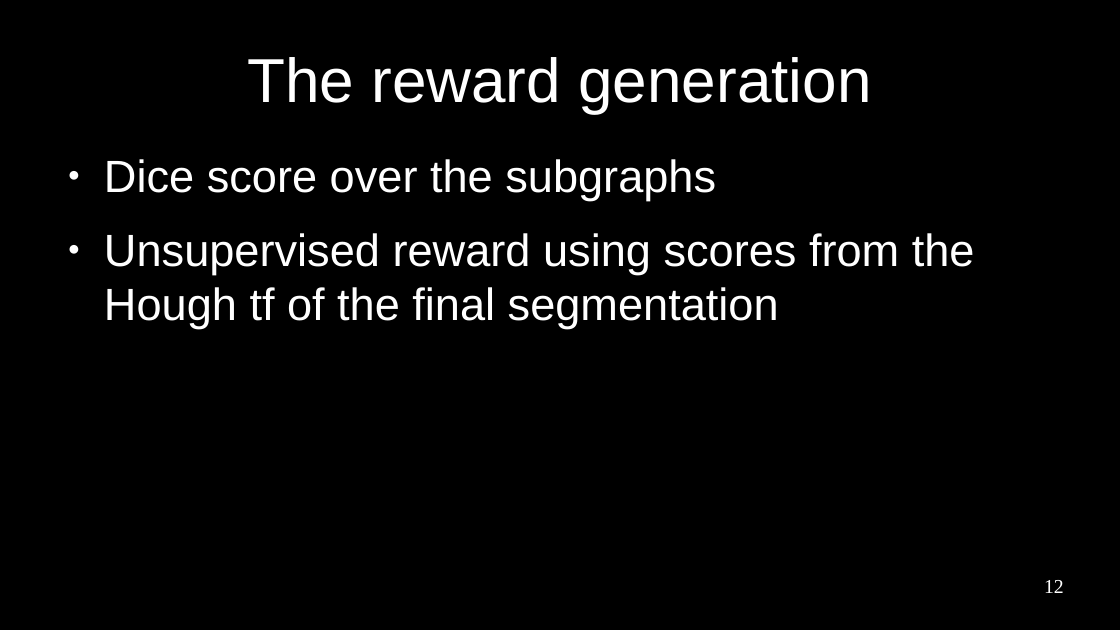
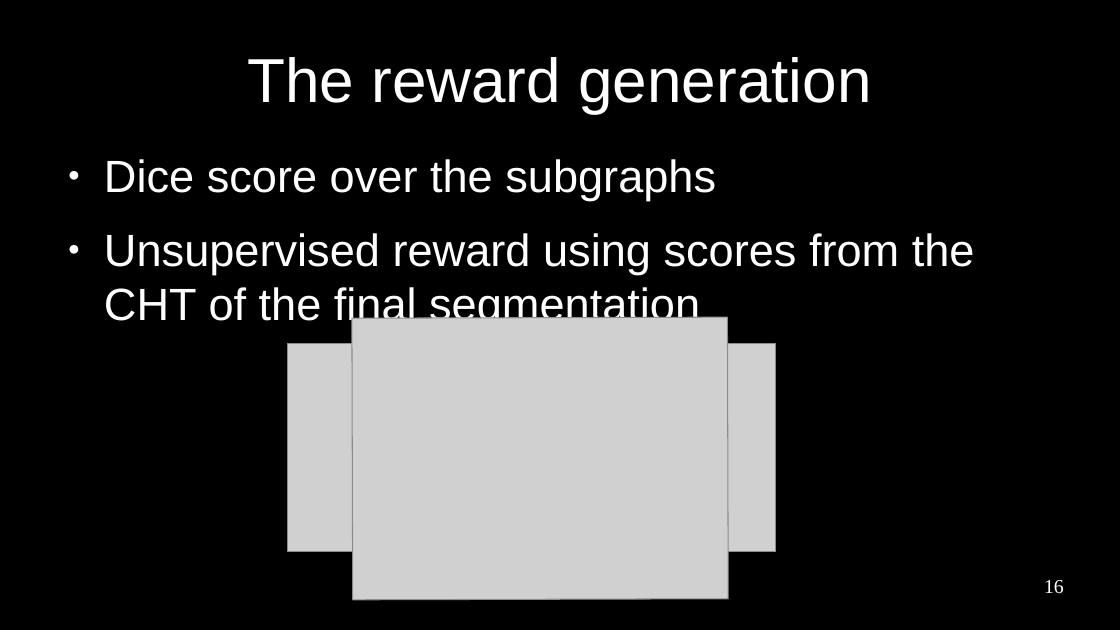
Before and after one commit to paulhfu/sideProject, a slide deck: slide 16 of thesis/presentation/pres.odp (slide 12 before the commit). Drawn at 1120x630 pixels with LibreOffice and Linux fonts; fonts in the diff are those of the drawing; grey boxes stand for pictures. Boxes give left, top, right and bottom in pixels: in the first picture for what was removed or moved away, otherwise in the second. Text is boxed around its words. In the diff, an @@ line names an element or a change of style, - is before the commit and + after.

```diff
--- a/thesis/presentation/pres.odp
+++ b/thesis/presentation/pres.odp
@@ text at (x1=104, y1=233, x2=975, y2=329): text changed @@
-● Unsupervised reward using scores from the Hough tf of the final segmentation
+● Unsupervised reward using scores from the CHT of the final segmentation
@@ picture added at (x1=352, y1=317, x2=729, y2=600) @@
@@ picture added at (x1=360, y1=320, x2=723, y2=593) @@
@@ picture added at (x1=288, y1=344, x2=775, y2=552) @@
@@ page number at (x1=1044, y1=580, x2=1064, y2=594): text changed @@
-12
+16
```
Also in this commit, not shown: 3 other slides changed, 8 slides added, 10 other files.
